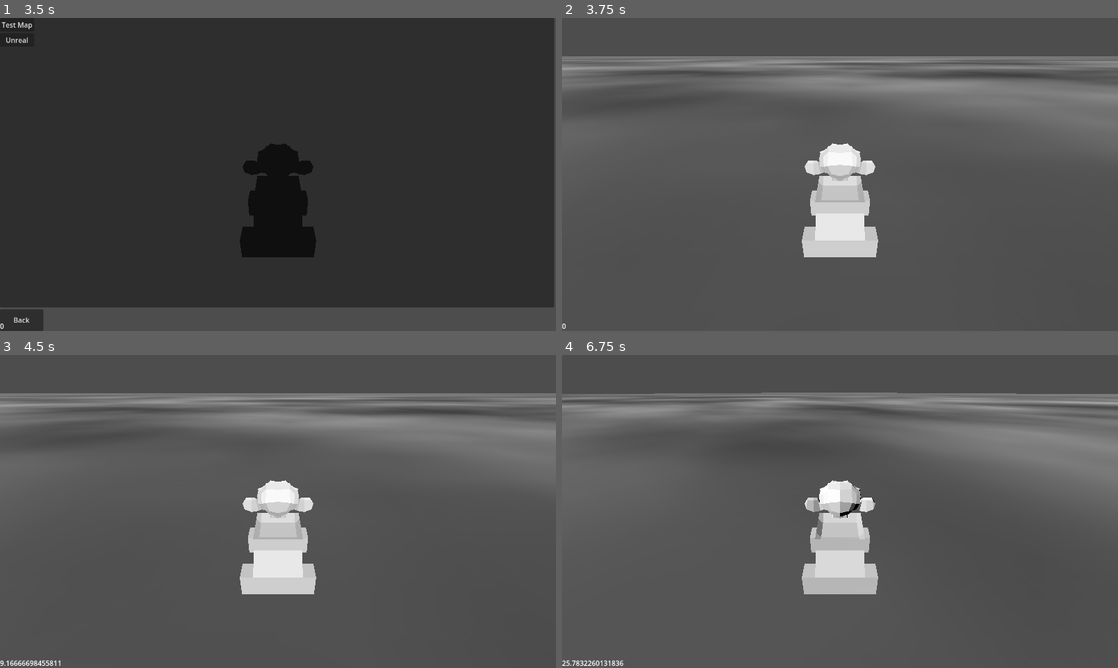
Above: before the commit, frames 1-4 (two rows, left to right).
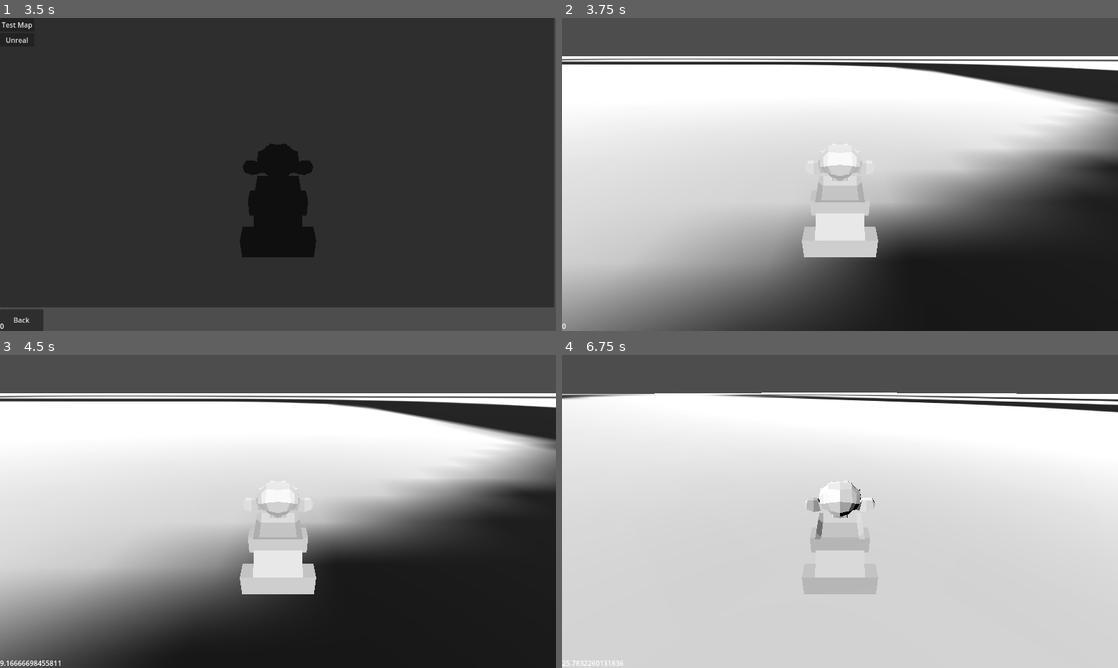
Above: after the commit, the same moments.

Repository: CoffeeCoder1/superpeterkart
Game: Godot game, scene res://scenes/main/main.tscn
The game is run twice, just before and just after one commit, with the same random seed, the same clock (stepped at 60 frames per second) and the same inputs.
Inputs (mouse positions are in pixels of both pictures, inside the frame that each line leads up to):
- Up to frame 1 (3.5 s): tap Enter at 0.5 s; hold Right (ui_right) 0.53-1.25 s; hold N (player1_boost) 0.53-1.25 s; click "Create Game" at 1.25 s; click "Next" at 2 s; click (111, 130) at 2.77 s
- Up to frame 2 (3.75 s): click "Test Map" at 3.5 s
- Up to frame 3 (4.5 s): tap Space at 4.25 s; hold Down (ui_down) from 4.28 s (still down); tap N (player1_boost) at 4.35 s
- Up to frame 4 (6.75 s): release Down (ui_down) at 5.03 s; hold Right (ui_right) 5.03-5.78 s; hold N (player1_boost) 5.03-5.78 s; hold Up (ui_up) 5.78-6.53 s; tap N (player1_boost) at 5.85 s; hold Left (ui_left) from 6.53 s (still down); hold N (player1_boost) from 6.53 s (still down)

Frame 1 is identical in both runs. In frame 2, 76% of the frame differs, in the area x 0-100%, y 12-100%; in frame 3, 76%; in frame 4, 84%.

Commit message:
Add a texture to the test_map

Diff:
--- a/scenes/maps/test_map/test_map.tscn
+++ b/scenes/maps/test_map/test_map.tscn
@@ -1,23 +1,11 @@
-[gd_scene load_steps=8 format=3 uid="uid://khkkj7jo5dp4"]
+[gd_scene load_steps=6 format=3 uid="uid://khkkj7jo5dp4"]
 
 [ext_resource type="Script" path="res://scenes/classes/map/map.gd" id="1_q3f2m"]
-
-[sub_resource type="Gradient" id="Gradient_7p0pk"]
-offsets = PackedFloat32Array(0, 0.904762)
-colors = PackedColorArray(0, 0, 0, 0.470588, 1, 1, 1, 0.470588)
-
-[sub_resource type="FastNoiseLite" id="FastNoiseLite_3ggdo"]
-frequency = 0.0358
-
-[sub_resource type="NoiseTexture2D" id="NoiseTexture2D_idsy7"]
-width = 1024
-height = 1024
-color_ramp = SubResource("Gradient_7p0pk")
-noise = SubResource("FastNoiseLite_3ggdo")
+[ext_resource type="Texture2D" uid="uid://vmmty31gbhi3" path="res://scenes/maps/test_map/map_texture.png" id="2_jp2sp"]
 
 [sub_resource type="StandardMaterial3D" id="StandardMaterial3D_706p5"]
 transparency = 1
-albedo_texture = SubResource("NoiseTexture2D_idsy7")
+albedo_texture = ExtResource("2_jp2sp")
 
 [sub_resource type="BoxMesh" id="BoxMesh_325wc"]
 material = SubResource("StandardMaterial3D_706p5")
Binary file added: scenes/maps/test_map/map_texture.png
Not shown, added: scenes/maps/test_map/map_texture.png.import
